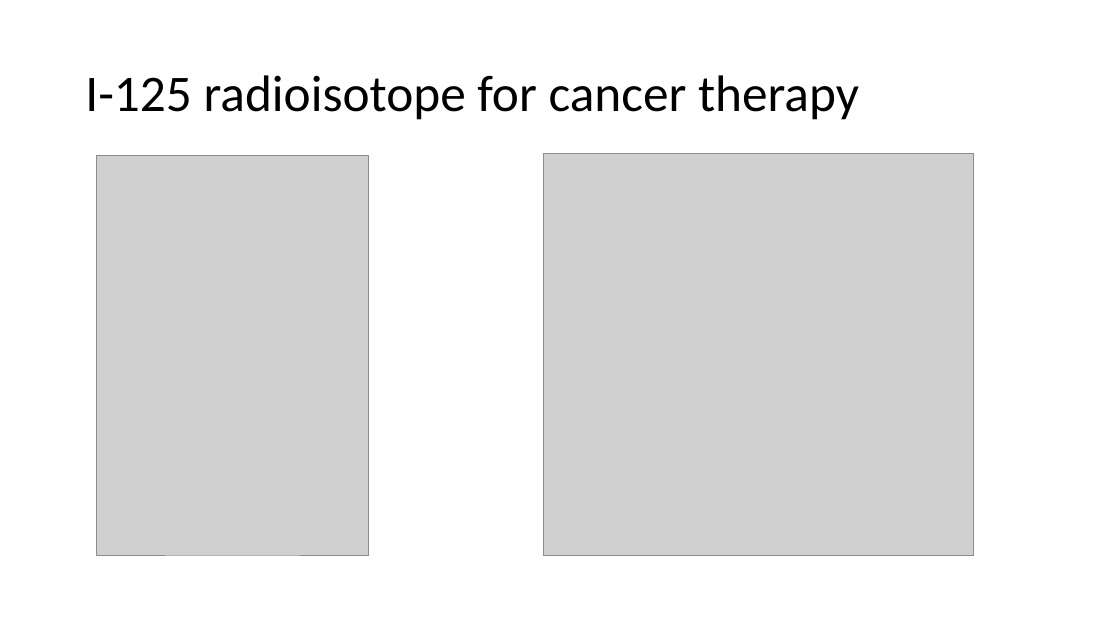
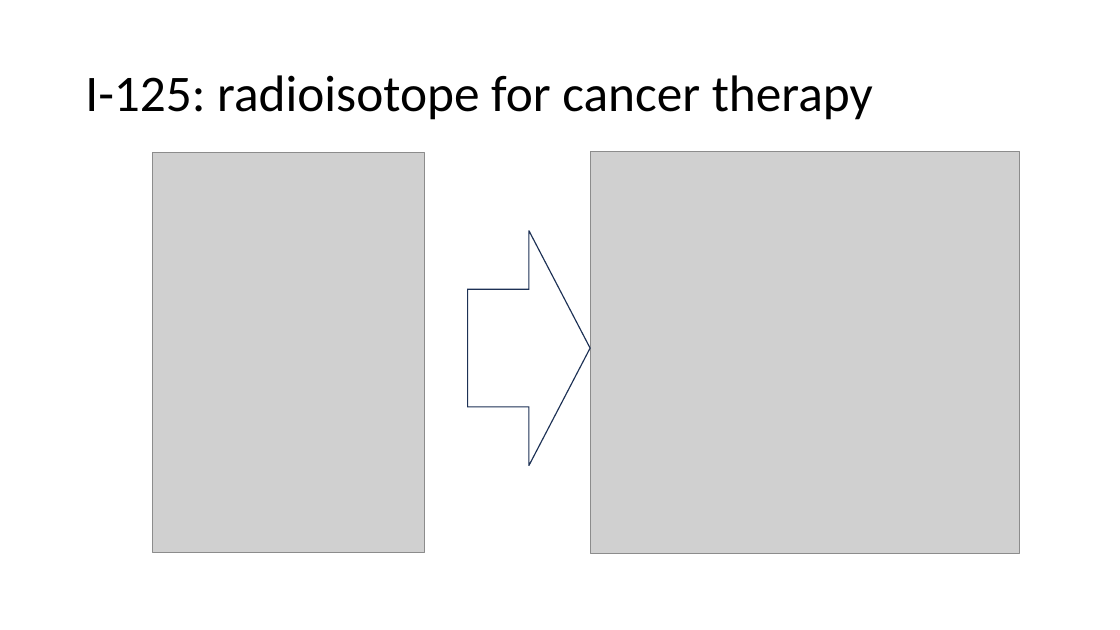
Before and after one commit to artem-chemist-learning/W271, a slide deck: slide 2 of HW/HW_13/Iodine sales forecast for China market.pptx. Drawn at 1120x630 pixels with LibreOffice and Linux fonts; fonts in the diff are those of the drawing; grey boxes stand for pictures. Boxes give left, top, right and bottom in pixels: in the first picture for what was removed or moved away, otherwise in the second. Text is boxed around its words. In the diff, an @@ line names an element or a change of style, - is before the commit and + after.

```diff
--- a/HW/HW_13/Iodine sales forecast for China market.pptx
+++ b/HW/HW_13/Iodine sales forecast for China market.pptx
@@ title at (x1=85, y1=75, x2=873, y2=120): text changed @@
-I-125 radioisotope for cancer therapy
+I-125: radioisotope for cancer therapy
@@ picture moved from (x1=97, y1=155, x2=369, y2=555) to (x1=153, y1=152, x2=425, y2=552) @@
@@ picture moved from (x1=544, y1=154, x2=974, y2=555) to (x1=591, y1=151, x2=1021, y2=553) @@
@@ right arrow added at (x1=468, y1=230, x2=591, y2=465), outline #1E3256 1 pt @@
```
Also in this commit, not shown: 2 other slides changed, 5 slides added, 2 slides removed, 3 other files.
